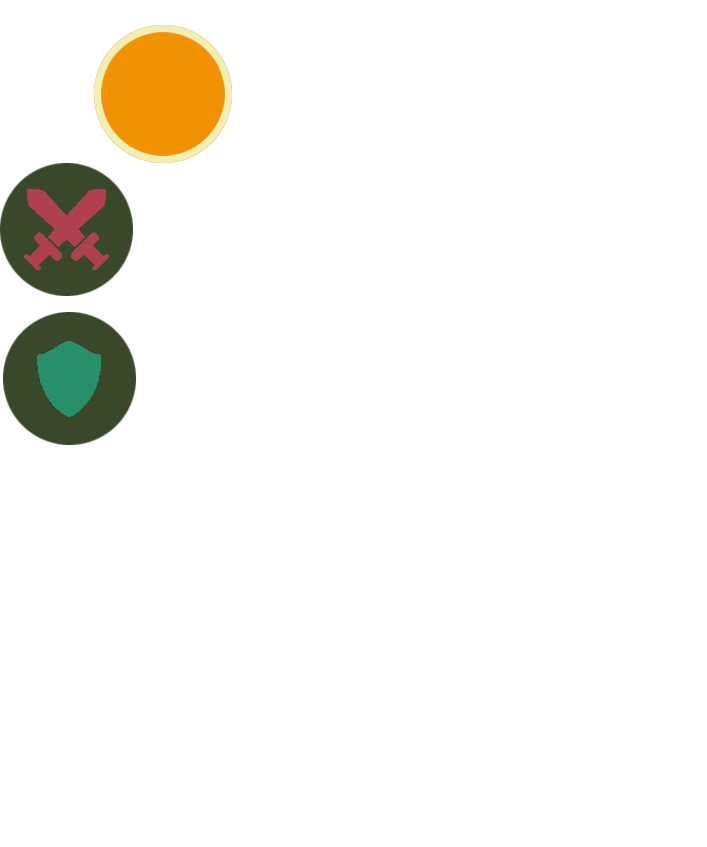
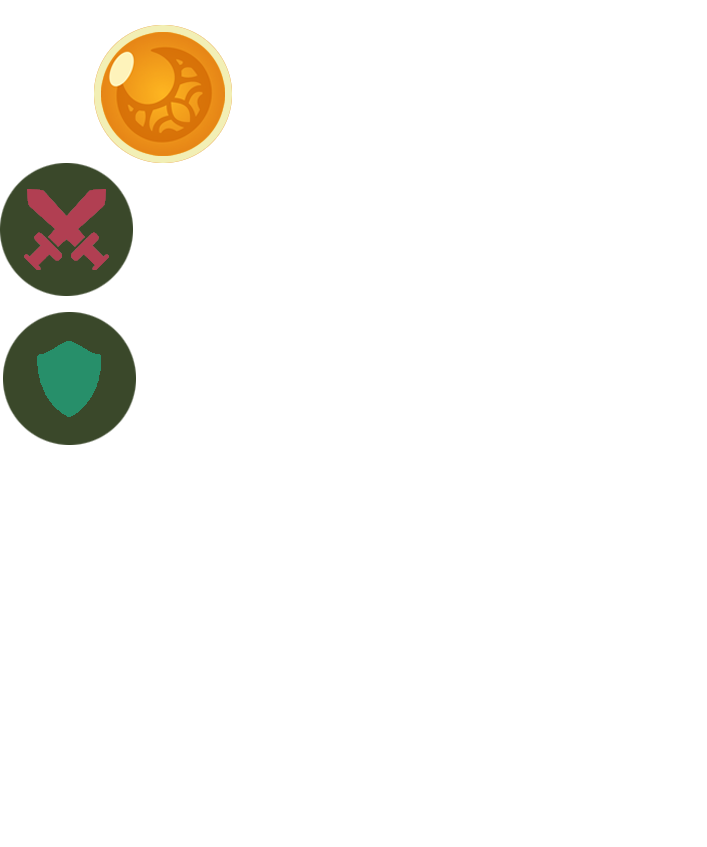
Revision of a layered 707×847 image; what changed, layer by layer:
painted on "Cost Box" over [101, 32, 225, 156]
